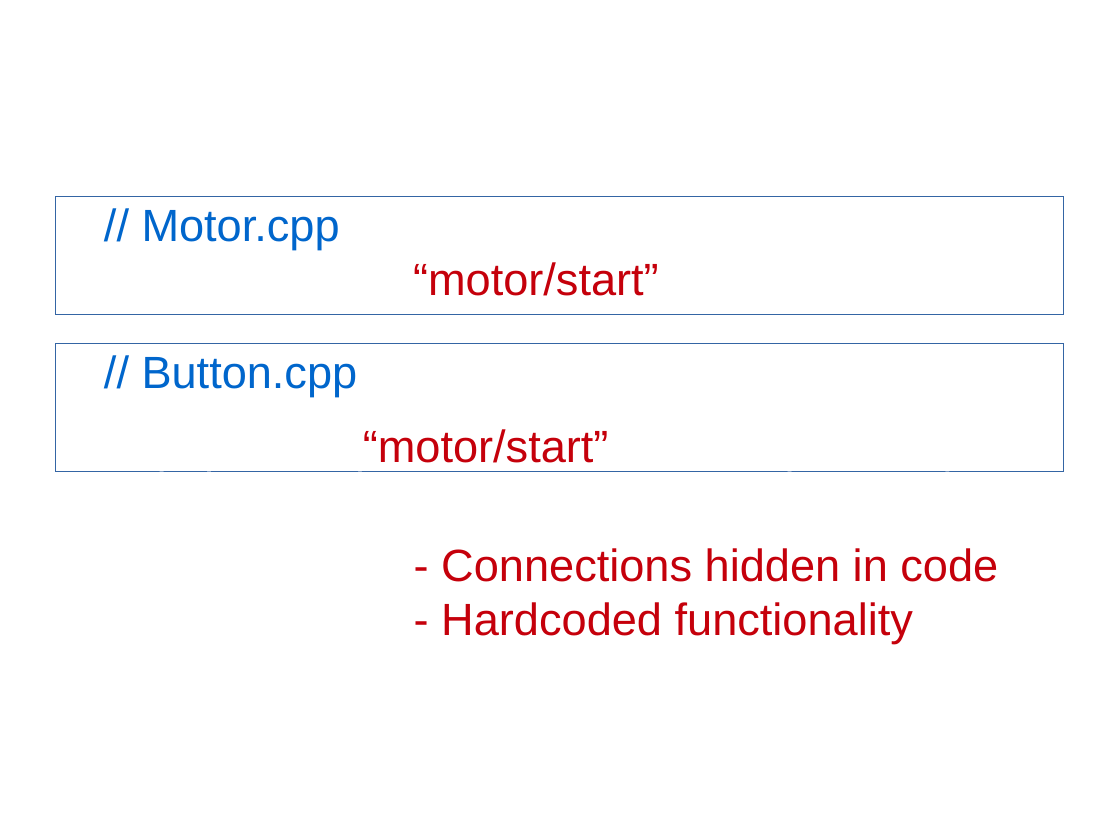
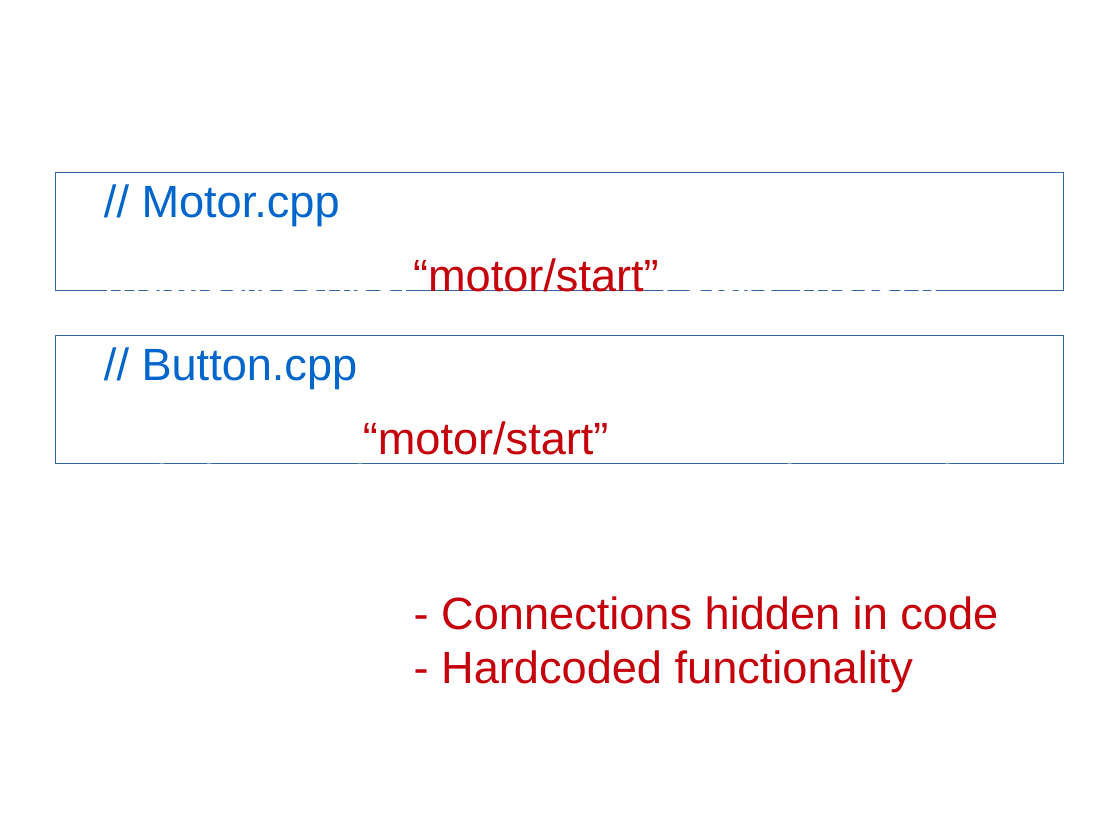
Before and after one commit to msgflo/msgflo, a slide deck: slide 2 of doc/fosdem2017/slides.odp. Drawn at 1120x840 pixels with LibreOffice and Linux fonts; fonts in the diff are those of the drawing; background and template pictures are left out. Boxes give left, top, right and bottom in pixels: in the first picture for what was removed or moved away, otherwise in the second. Text is boxed around its words. In the diff, an @@ line names an element or a change of style, - is before the commit and + after.

Commit message:
doc: Basically ready FOSDEM slides

```diff
--- a/doc/fosdem2017/slides.odp
+++ b/doc/fosdem2017/slides.odp
@@ text "// Motor.cpp": place and size @@
-text "// Motor.cpp" at (56, 196, 1064, 315)
+text "// Motor.cpp" at (56, 173, 1064, 292)
@@ text at (104, 186, 940, 292): text changed @@
-// Motor.cpp
-mqtt.subscribe(“motor/start”, start_motor);
+// Motor.cpp
+mqtt.subscribe(“motor/start”, start_motor);
@@ text "// Button.cpp": place and size @@
-text "// Button.cpp" at (56, 344, 1064, 472)
+text "// Button.cpp" at (56, 335, 1064, 463)
@@ text "- Connections hidden in code ...": place and size @@
-text "- Connections hidden in code ..." at (441, 548, 998, 644)
+text "- Connections hidden in code ..." at (441, 596, 998, 692)
```
Also in this commit, not shown: 6 other slides changed, 7 slides added, 2 slides removed, 2 other files.
